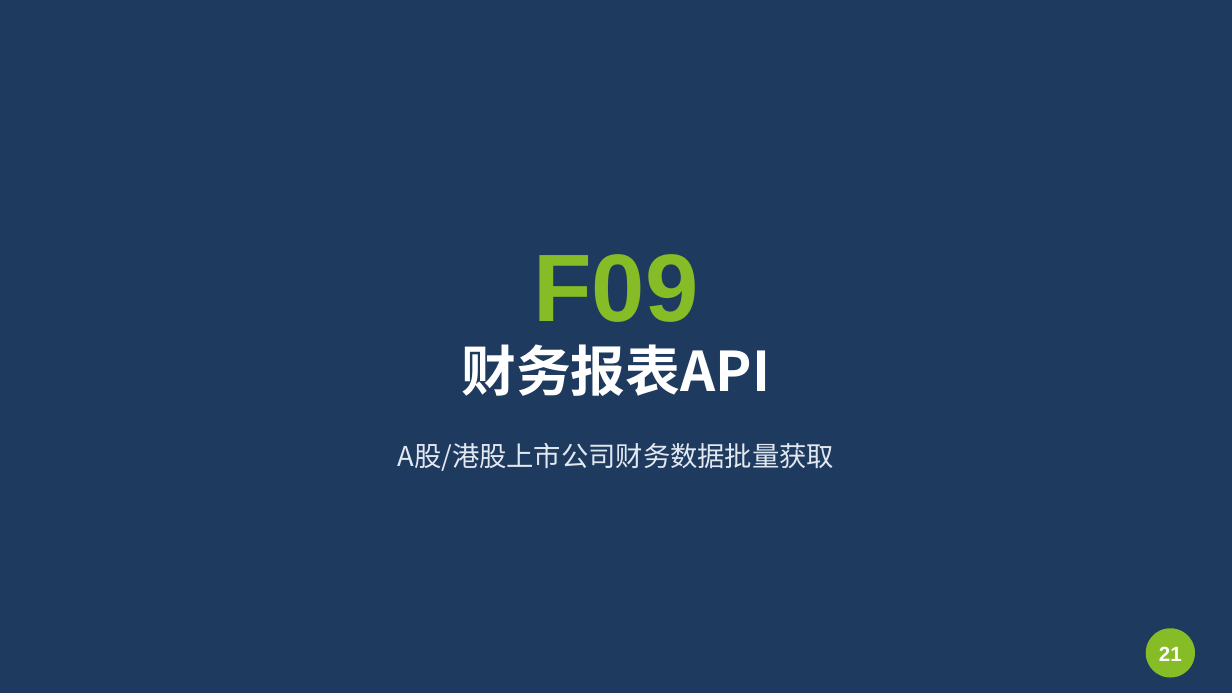
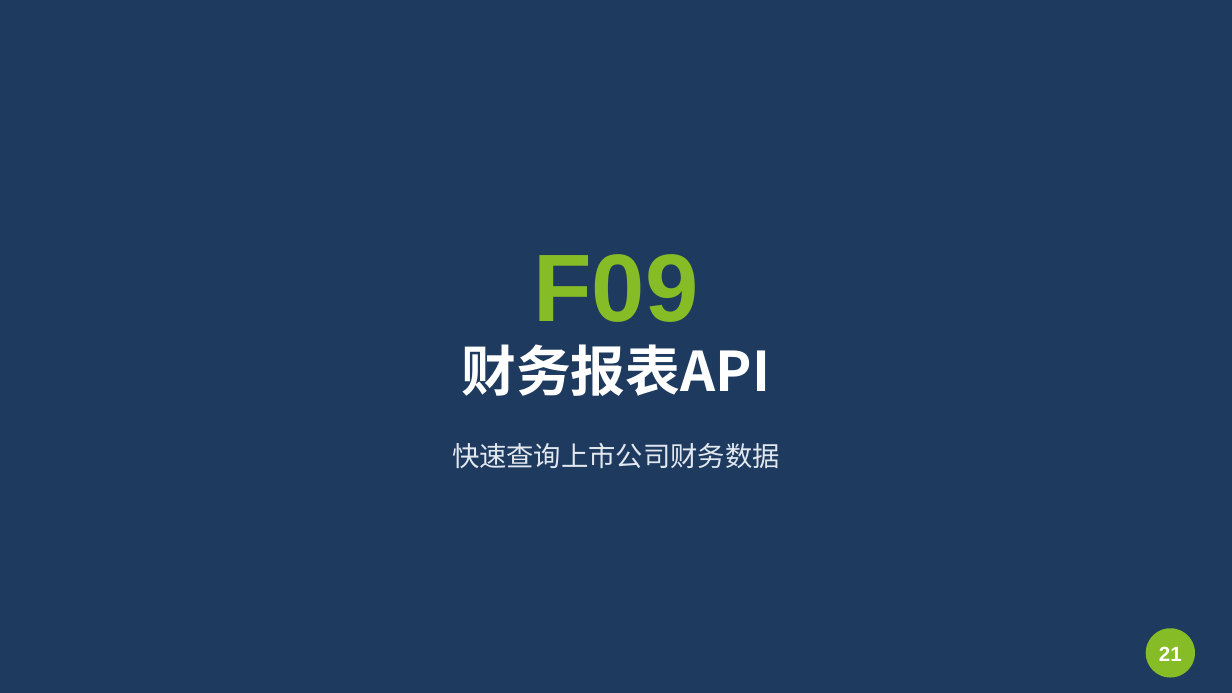
Before and after one commit to Bgu253518/my-app-hub, a slide deck: slide 21 of NOVA_GDC_Training_v3.pptx. Drawn at 1232x693 pixels with LibreOffice and Linux fonts; fonts in the diff are those of the drawing. Boxes give left, top, right and bottom in pixels: in the first picture for what was removed or moved away, otherwise in the second. Text is boxed around its words. In the diff, an @@ line names an element or a change of style, - is before the commit and + after.

```diff
--- a/NOVA_GDC_Training_v3.pptx
+++ b/NOVA_GDC_Training_v3.pptx
@@ text at (452, 443, 780, 469): text changed @@
-A股/港股上市公司财务数据批量获取
+快速查询上市公司财务数据
```
Also in this commit, not shown: 22 other slides changed, 1 other file.
